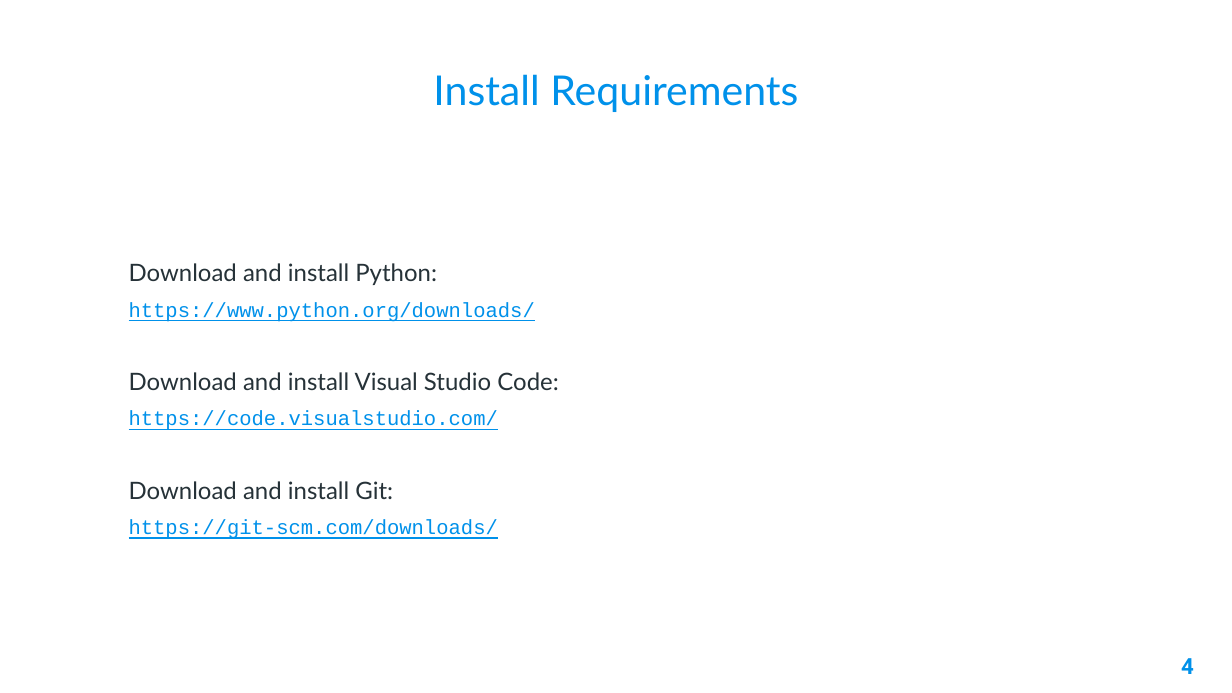
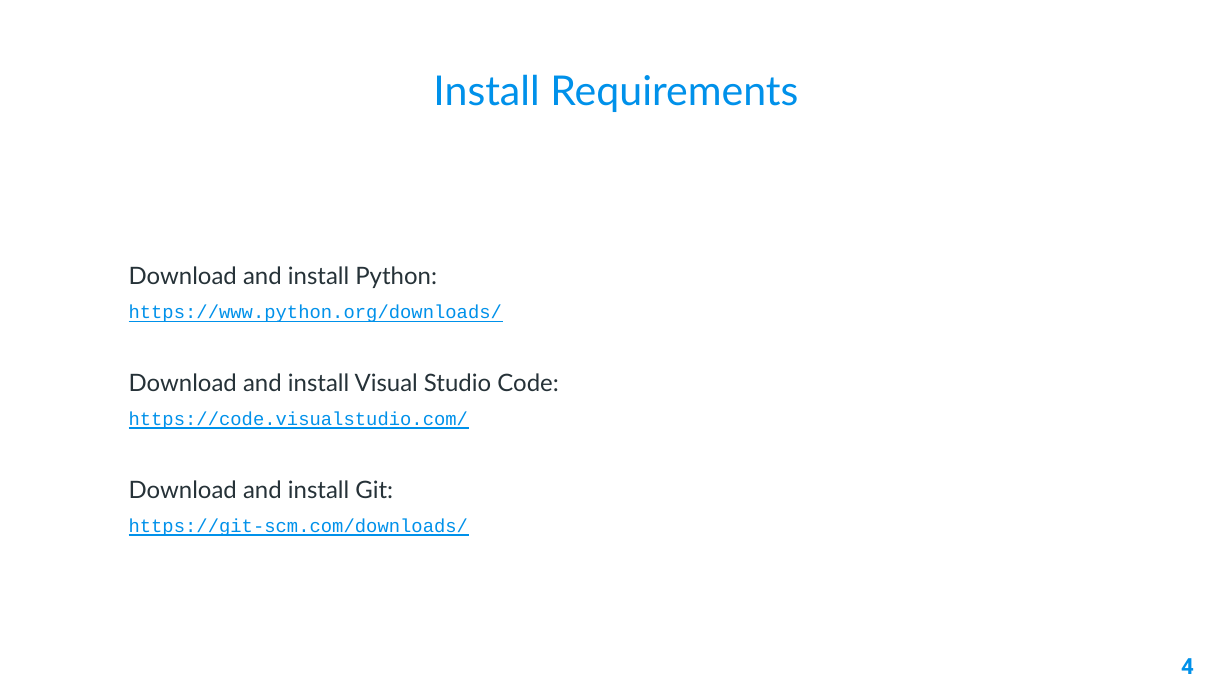
Before and after one commit to AleeRezaa/learn-python, a slide deck: slide 4 of Python.pptx. Drawn at 1232x693 pixels with LibreOffice and Linux fonts; fonts in the diff are those of the drawing; background and template pictures are left out. Boxes give left, top, right and bottom in pixels: in the first picture for what was removed or moved away, otherwise in the second. Text is boxed around its words. In the diff, an @@ line names an element or a change of style, - is before the commit and + after.

```diff
--- a/Python.pptx
+++ b/Python.pptx
@@ text at [129,305,502,536]: size 12 to 11 pt in "https://www.python.org/downloads/", "https://code.visualstudio.com/", "https://git-scm.com/downloads/" @@
```
Also in this commit, not shown: 16 other slides changed, 3 slides added.
